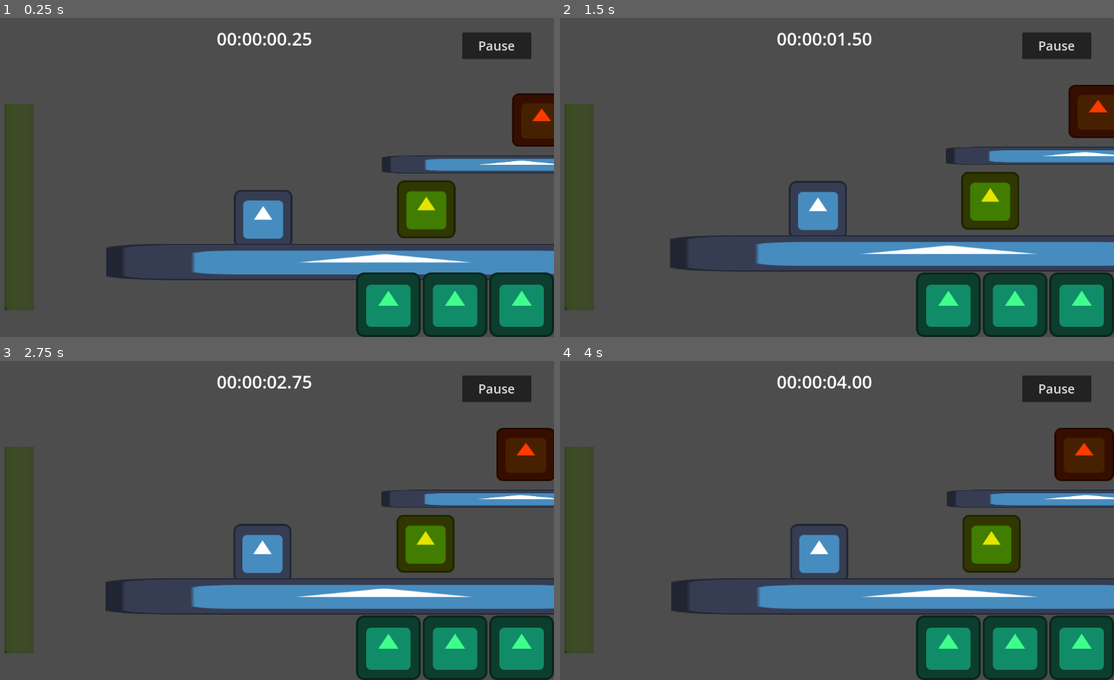
Above: before the commit, frames 1-4 (two rows, left to right).
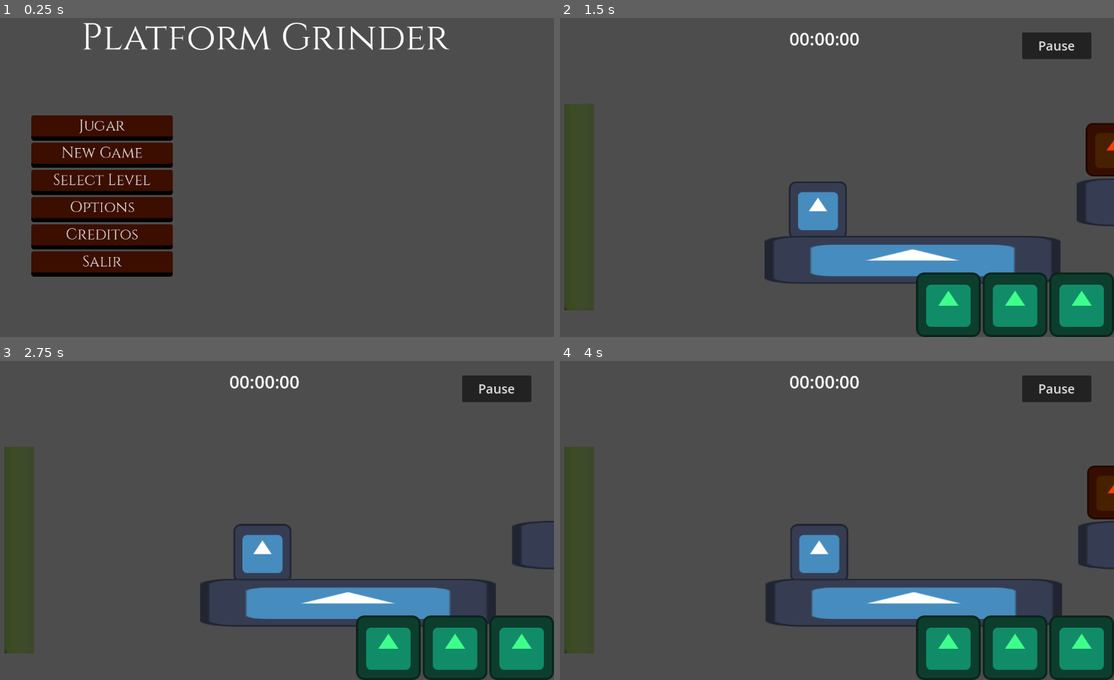
Above: after the commit, the same moments.

Repository: notmarrow/platform_grinder
Game: Godot game, scene res://scenes/menu.tscn
Same seed, same stepped clock (60 frames per second), same inputs: the game is played once before the commit and once after it. Before the commit the project starts from res://scenes/escena_prueba.tscn. The engine's default icon, where the game draws it, is replaced by a stand-in: a white triangle on a blue panel in a dark square.
Inputs (mouse positions are in pixels of both pictures, inside the frame that each line leads up to):
- Up to frame 1 (0.25 s): no input
- Up to frame 2 (1.5 s): click (659, 126) at 0.5 s, where only the run after the commit has a clickable "Jugar"; move the mouse to (953, 158) at 1.27 s; tap A (a) at 1.35 s
- Up to frame 3 (2.75 s): tap D (d) at 1.55, 2.1 s; move the mouse to (149, 533) at 2.02 s; tap A (a) at 2.3 s
- Up to frame 4 (4 s): move the mouse to (881, 443) at 2.77 s; tap A (a) at 2.85, 3.8 s; tap D (d) at 3.05 s; move the mouse to (792, 581) at 3.52 s; click (792, 581) at 3.6 s

The runs differ from the first frame. In frame 1, 36% of the frame differs, in the area x 0-100%, y 1-100%; in frame 2, 11%; in frame 3, 11%; in frame 4, 11%.

Commit message:
error

Diff:
--- a/project.godot
+++ b/project.godot
@@ -11,7 +11,7 @@
 [application]
 
 config/name="Diseno"
-run/main_scene="res://scenes/escena_prueba.tscn"
+run/main_scene="res://scenes/menu.tscn"
 config/features=PackedStringArray("4.1", "Forward Plus")
 config/icon="res://assets/icon.svg"
 
--- /dev/null
+++ b/scenes/llave.tscn
@@ -0,0 +1,27 @@
+[gd_scene load_steps=4 format=3 uid="uid://dqwsplkcgy2db"]
+
+[ext_resource type="Texture2D" uid="uid://546cny6plfil" path="res://assets/icon.svg" id="2_mbpkw"]
+
+[sub_resource type="GDScript" id="GDScript_h0kh4"]
+script/source = "extends StaticBody2D
+
+func _on_Area_llave_body_entered(body):
+	if body.is_in_group(\"player\"):
+		queue_free()
+"
+
+[sub_resource type="CapsuleShape2D" id="CapsuleShape2D_ek64v"]
+radius = 16.0
+height = 98.0
+
+[node name="llave" type="StaticBody2D"]
+script = SubResource("GDScript_h0kh4")
+
+[node name="Sprite2D" type="Sprite2D" parent="."]
+modulate = Color(0.635294, 0.494118, 0, 1)
+position = Vector2(1, 1)
+scale = Vector2(0.242187, 0.769531)
+texture = ExtResource("2_mbpkw")
+
+[node name="CollisionShape2D" type="CollisionShape2D" parent="."]
+shape = SubResource("CapsuleShape2D_ek64v")
--- /dev/null
+++ b/scenes/nivel1.tscn
@@ -0,0 +1,74 @@
+[gd_scene load_steps=7 format=3 uid="uid://bpiglxpc56bkq"]
+
+[ext_resource type="Texture2D" uid="uid://546cny6plfil" path="res://assets/icon.svg" id="1_d8og7"]
+[ext_resource type="PackedScene" uid="uid://7v03vuvm4qrh" path="res://scenes/HUD.tscn" id="1_q8swe"]
+[ext_resource type="Script" path="res://scripts/manager.gd" id="1_qvlv6"]
+[ext_resource type="PackedScene" uid="uid://bsfq38a3p000s" path="res://scenes/player.tscn" id="2_h4sqi"]
+[ext_resource type="PackedScene" uid="uid://64urlo2x2vqy" path="res://scenes/enemigo.tscn" id="3_oi01o"]
+
+[sub_resource type="RectangleShape2D" id="RectangleShape2D_puln7"]
+size = Vector2(688.065, 258.395)
+
+[node name="Node2D" type="Node2D"]
+position = Vector2(-1, 1)
+script = ExtResource("1_qvlv6")
+
+[node name="player" parent="." instance=ExtResource("2_h4sqi")]
+position = Vector2(139, 462)
+
+[node name="floor2" type="StaticBody2D" parent="."]
+position = Vector2(308, 561)
+scale = Vector2(0.5, 0.5)
+
+[node name="CollisionShape2D" type="CollisionShape2D" parent="floor2"]
+position = Vector2(46.98, 59.8101)
+scale = Vector2(1.84, 0.76)
+shape = SubResource("RectangleShape2D_puln7")
+metadata/_edit_lock_ = true
+
+[node name="Sprite2D" type="Sprite2D" parent="floor2"]
+position = Vector2(38.2499, 66)
+scale = Vector2(10.1836, 1.65625)
+texture = ExtResource("1_d8og7")
+metadata/_edit_lock_ = true
+
+[node name="floor3" type="StaticBody2D" parent="."]
+position = Vector2(995, 434)
+scale = Vector2(0.5, 0.5)
+
+[node name="CollisionShape2D" type="CollisionShape2D" parent="floor3"]
+position = Vector2(46.98, 59.8101)
+scale = Vector2(1.84, 0.76)
+shape = SubResource("RectangleShape2D_puln7")
+metadata/_edit_lock_ = true
+
+[node name="Sprite2D" type="Sprite2D" parent="floor3"]
+position = Vector2(38.2499, 66)
+scale = Vector2(10.1836, 1.65625)
+texture = ExtResource("1_d8og7")
+metadata/_edit_lock_ = true
+
+[node name="floor4" type="StaticBody2D" parent="."]
+position = Vector2(1639, 556)
+scale = Vector2(0.5, 0.5)
+
+[node name="CollisionShape2D" type="CollisionShape2D" parent="floor4"]
+position = Vector2(46.98, 59.8101)
+scale = Vector2(1.84, 0.76)
+shape = SubResource("RectangleShape2D_puln7")
+metadata/_edit_lock_ = true
+
+[node name="Sprite2D" type="Sprite2D" parent="floor4"]
+position = Vector2(38.2499, 66)
+scale = Vector2(10.1836, 1.65625)
+texture = ExtResource("1_d8og7")
+metadata/_edit_lock_ = true
+
+[node name="enemigo" parent="." instance=ExtResource("3_oi01o")]
+position = Vector2(764, 351)
+steps = 26
+
+[node name="HUD" parent="." instance=ExtResource("1_q8swe")]
+
+[connection signal="timer" from="." to="HUD" method="_on_node_2d_timer"]
+[connection signal="health_signal" from="player" to="HUD" method="_on_player_health_signal"]
--- /dev/null
+++ b/scenes/puerta.tscn
@@ -0,0 +1,34 @@
+[gd_scene load_steps=4 format=3 uid="uid://d1bnij6r3675p"]
+
+[ext_resource type="Texture2D" uid="uid://dfnt2c4e71lhv" path="res://assets/IMG_0799.PNG" id="2_jab5e"]
+
+[sub_resource type="GDScript" id="GDScript_35ixu"]
+script/source = "extends StaticBody2D
+
+var llave_en_escena = false
+
+# Función llamada cuando algo colisiona con el área de la puerta
+func _on_Area_puerta_body_entered(body):
+	if body.is_in_group(\"player\") and llave_en_escena:
+		# Verificar si el cuerpo que ha colisionado es el jugador
+		# y si hay una llave en la escena
+		# (puedes ajustar esto según tus necesidades)
+		get_tree().change_scene_to_file(\"res://scenes/menu.tscn\")
+	else:
+		print(\"No hay llave o el jugador no ha colisionado.\")
+"
+
+[sub_resource type="RectangleShape2D" id="RectangleShape2D_klibw"]
+size = Vector2(154, 189)
+
+[node name="puerta" type="StaticBody2D"]
+script = SubResource("GDScript_35ixu")
+
+[node name="Sprite2D" type="Sprite2D" parent="."]
+position = Vector2(2.00012, 2.00003)
+scale = Vector2(3.0625, 3.33594)
+texture = ExtResource("2_jab5e")
+
+[node name="CollisionShape2D" type="CollisionShape2D" parent="."]
+position = Vector2(3, 13.5)
+shape = SubResource("RectangleShape2D_klibw")
--- a/scripts/HUD.gd
+++ b/scripts/HUD.gd
@@ -34,3 +34,11 @@
 	var formatted_time = "%02d:%02d:%05.2f" % [h, m, s]
 
 	time_label.text = formatted_time
+
+
+func _on_player_health_signal(value):
+	pass # Replace with function body.
+
+
+func _on_node_2d_timer(time):
+	pass # Replace with function body.
--- a/scripts/menu.gd
+++ b/scripts/menu.gd
@@ -1,7 +1,7 @@
 extends Control
 
 func _on_button_jugar_pressed():
-	get_tree().change_scene_to_file("res://scenes/escena_prueba.tscn")
+	get_tree().change_scene_to_file("res://scenes/nivel1.tscn")
 
 
 func _on_button_salir_pressed():
@@ -9,7 +9,7 @@
 
 
 func _on_button_new_game_pressed():
-	get_tree().change_scene_to_file("res://scenes/escena_prueba.tscn")
+	get_tree().change_scene_to_file("res://scenes/nivel1.tscn")
 
 
 func _on_button_select_level_pressed():
--- a/scripts/player.gd
+++ b/scripts/player.gd
@@ -4,6 +4,7 @@
 @export var SPEED : float = 300.0
 @export var JUMP_VELOCITY : float = -40.0
 @export var DASH_SPEED : float = 300.0
+
 
 var canDash = true
 var impulse = 0.0
Binary file added: assets/IMG_0799.PNG
Not shown, added: assets/IMG_0799.PNG.import
